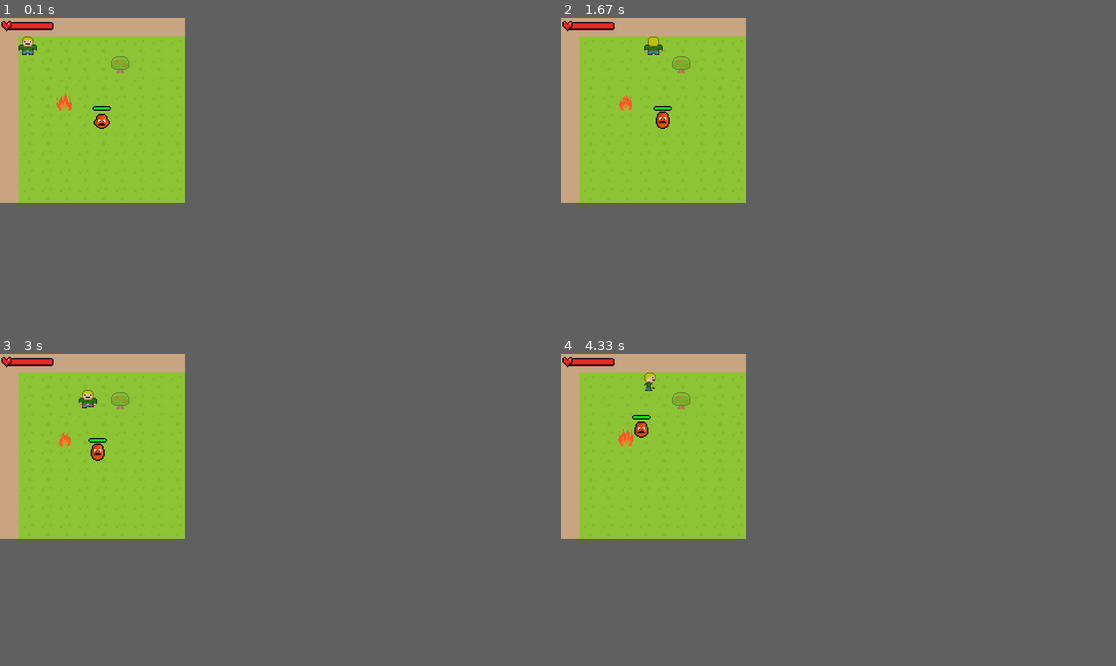
Above: before the commit, frames 1-4 (two rows, left to right).
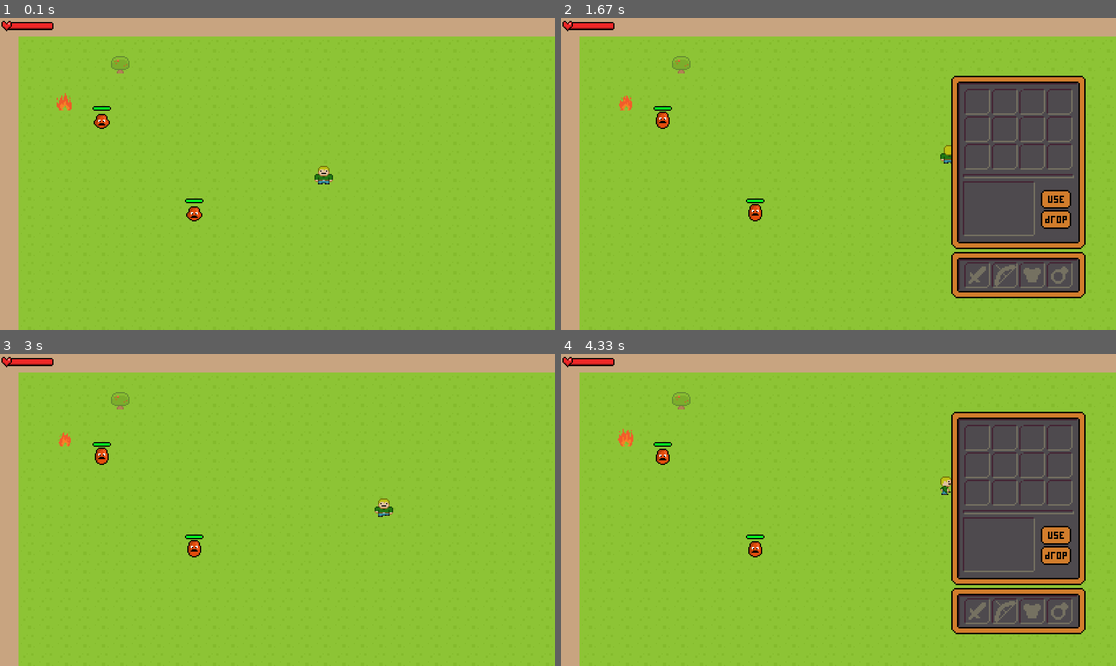
Above: after the commit, the same moments.

Repository: Flashweb14/PyGameRPG
Game: pygame game, started from RPG/__main__.py
Two runs of this game, one before a commit and one after it. Both use one fixed random seed, a clock stepped at 60 frames per second and the inputs below.
Inputs:
- Up to frame 1 (0.1 s): no input
- Up to frame 2 (1.67 s): hold I 0.33-0.8 s; hold D 0.33-0.8 s; hold D 0.83-1.3 s; hold W 1.33-1.63 s
- Up to frame 3 (3 s): hold D 1.67-2.13 s; tap I at 1.82 s; hold A 2.17-2.7 s; hold S from 2.73 s (still down)
- Up to frame 4 (4.33 s): release S at 3.03 s; hold A 3.07-3.47 s; tap I at 3.22 s; hold W 3.5-3.87 s; hold D from 3.9 s (still down)
The window is 640x640 before the commit and 1920x1080 after it. Grey fills any space a smaller window leaves; there, only what the larger window draws over its background counts as a difference.

The runs differ from the first frame. In frame 1, 5.7% of the frame differs, in the area x 0-100%, y 0-100%; in frame 2, 23%; in frame 3, 6.0%; in frame 4, 23%.

Commit message:
:sparkles: Добавление класса Inventory

Diff:
--- a/RPG/resources/level_maps/level.txt
+++ b/RPG/resources/level_maps/level.txt
@@ -1,18 +1,18 @@
-####################
-#@.................#
-#.....T............#
-#..................#
-#..................#
-#..................#
-#..................#
-#..................#
-#..................#
-#..................#
-#..................#
-#..................#
-#..................#
-#..................#
-#..................#
-#..................#
-#..................#
-####################
+######################################
+#....................................#
+#.....T..............................#
+#....................................#
+#....................................#
+#...................................#
+#....................................#
+#....................................#
+#................@...................#
+#....................................#
+#....................................#
+#....................................#
+#....................................#
+#....................................#
+#....................................#
+#....................................#
+#....................................#
+######################################
--- a/RPG/scripts/consts.py
+++ b/RPG/scripts/consts.py
@@ -37,4 +37,5 @@
 HP_BAR_1 = load_image('resources/sprites/gui/hp_bar/hp_bar_1.png')
 
 HP_BAR_NPC = load_image('resources/sprites/gui/npc_hp_bar.png')
-#HP_BAR_NPC = load_image('resources/sprites/enemies/red_slime/red_slime_1.png')
+
+INVENTORY_IMAGE = load_image('resources/sprites/gui/inventory/inventory.png')
--- a/RPG/scripts/game.py
+++ b/RPG/scripts/game.py
@@ -7,18 +7,20 @@
 from RPG.scripts.fire import Fire
 from RPG.scripts.red_slime import RedSlime
 from RPG.scripts.hp_bar_npc import HealthBarNPC
+from RPG.scripts.inventory import Inventory
 
 pygame.init()
 
 
 class Game:
     def __init__(self):
-        self.size = self.width, self.height = 640, 640
+        self.size = self.width, self.height = 1920, 1080
         self.screen = pygame.display.set_mode(self.size)
         self.FPS = 60
         self.clock = pygame.time.Clock()
 
         self.player = None
+        self.inventory = None
         self.camera = Camera(self)
 
         self.all_sprites = pygame.sprite.Group()
@@ -35,6 +37,8 @@
         self.hp_bar = None
 
         self.count = 0
+
+        self.inventory_opened = False
 
 
     @staticmethod
@@ -61,7 +65,9 @@
         self.player = Player(*player)
         Tile(*tree)
         RedSlime(self, 5, 5)
+        RedSlime(self, 10, 10)
         self.hp_bar = HealthBar(self, 5, 10)
+        self.inventory = Inventory(self)
 
     def start_new_game(self, level):
         self.generate_level(level)
--- a/RPG/scripts/game_processes/main_process.py
+++ b/RPG/scripts/game_processes/main_process.py
@@ -9,6 +9,8 @@
             if event.type == pygame.KEYDOWN:
                 if event.key == pygame.K_h:
                     game.player.hp -= 1
+                if event.key == pygame.K_ESCAPE:
+                    game.terminate()
             if event.type == pygame.QUIT:
                 game.terminate()
             game.player.handle_event(event)
@@ -20,6 +22,8 @@
         game.all_sprites.update()
         game.screen.fill((pygame.Color('black')))
         game.all_sprites.draw(game.screen)
+        if game.inventory_opened:
+            game.gui_group.draw(game.screen)
         game.clock.tick(game.FPS)
         if game.count < game.FPS:
             game.count += 1
--- /dev/null
+++ b/RPG/scripts/inventory.py
@@ -0,0 +1,10 @@
+import pygame
+from RPG.scripts.consts import INVENTORY_IMAGE
+from RPG.scripts.game_object import GameObject
+
+
+class Inventory(GameObject):
+    def __init__(self, game):
+        super().__init__(game, INVENTORY_IMAGE, 0, 0, game.gui_group)
+        self.rect.x = 1350
+        self.rect.y = 200
--- a/RPG/scripts/player.py
+++ b/RPG/scripts/player.py
@@ -62,6 +62,11 @@
                     self.image = self.animation_dict[self.motion[0]][2]
                 else:
                     self.image = self.animation_dict[self.direction][2]
+            if event.key == pygame.K_i:
+                if self.game.inventory_opened:
+                    self.game.inventory_opened = False
+                else:
+                    self.game.inventory_opened = True
             if event.key in self.motion_dict:
                 self.direction = self.motion_dict[event.key]
                 self.motion.remove(self.direction)
--- a/RPG/scripts/utilities.py
+++ b/RPG/scripts/utilities.py
@@ -5,7 +5,7 @@
 screen = pygame.display.set_mode((640, 640))
 
 
-def load_image(filename, colorkey=None):
+def load_image(filename):
     image = pygame.image.load(filename).convert_alpha()
     return image
 
Binary file added: RPG/resources/sprites/gui/inventory/inventory.png
